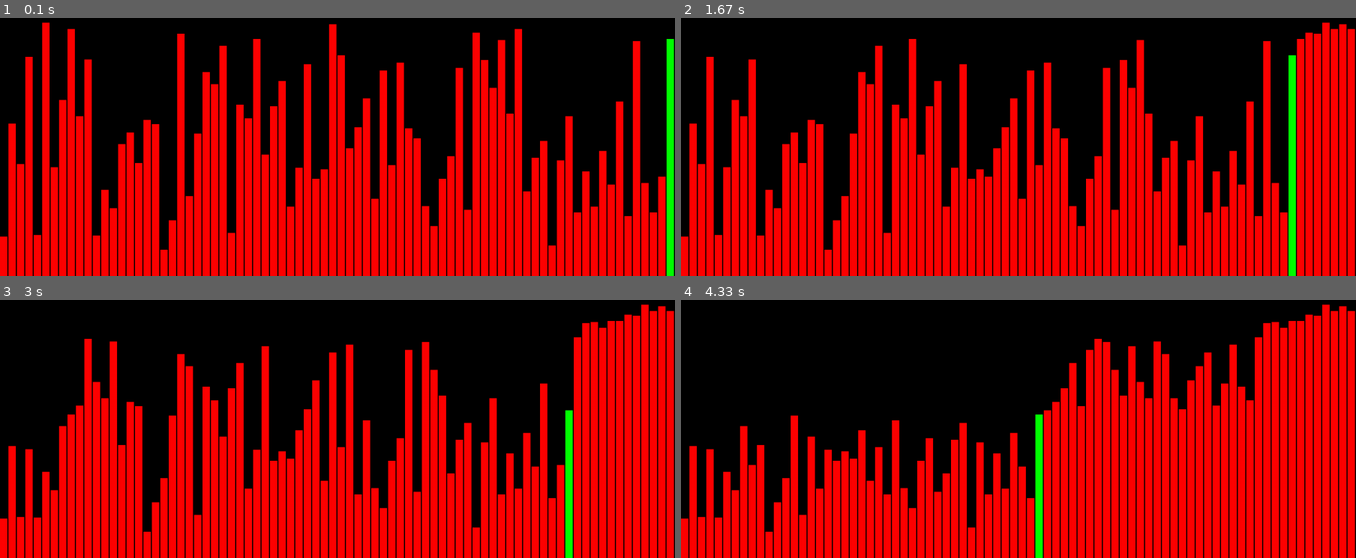
Above: before the commit, frames 1-4 (two rows, left to right).
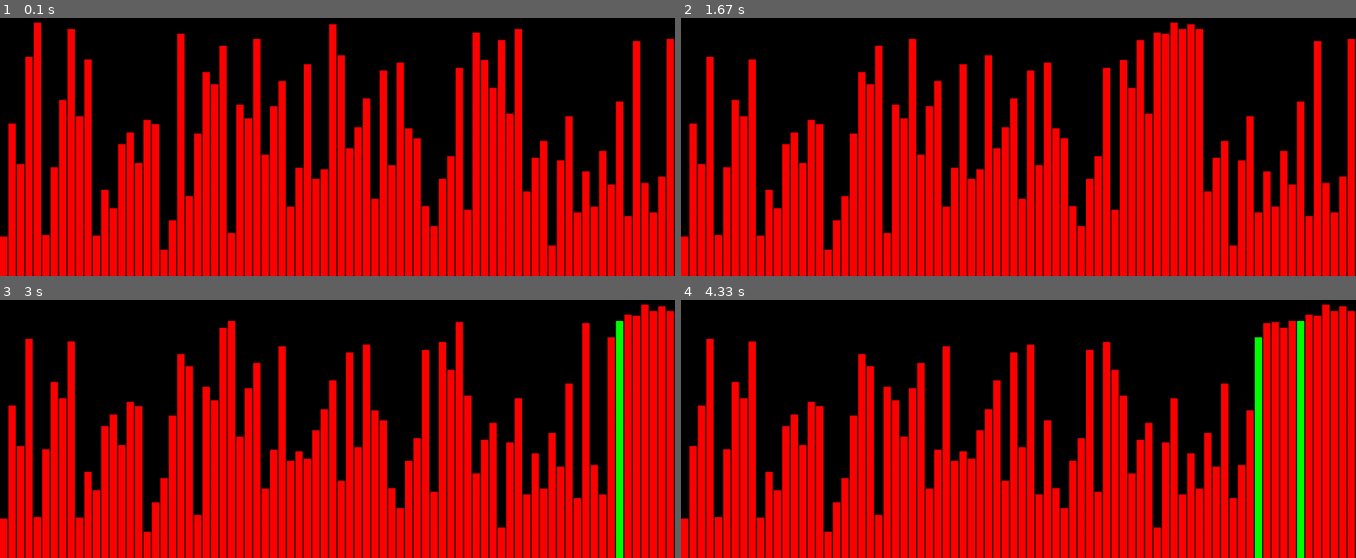
Above: after the commit, the same moments.

Repository: abhivarma174/Algorithm-Visualiser
Game: pygame game, started from QuickSort/visualizer.py
The game is run twice, just before and just after one commit, with the same random seed, the same clock (stepped at 60 frames per second) and the same inputs.
Inputs:
- Up to frame 1 (0.1 s): no input
- Up to frame 2 (1.67 s): no input
- Up to frame 3 (3 s): no input
- Up to frame 4 (4.33 s): no input

The runs differ from the first frame. In frame 1, 3.0% of the frame differs, in the area x 5-100%, y 1-100%; in frame 2, 11%; in frame 3, 20%; in frame 4, 22%, in the area x 2-93%, y 8-100%.

Commit message:
fix: green bars used for pivot once partitioned

Diff:
--- a/QuickSort/visualizer.py
+++ b/QuickSort/visualizer.py
@@ -3,16 +3,16 @@
 WIDTH = 1280
 HEIGHT = 720
 GAP = 2
-
+DELAY = 30
 ARRSIZE = 80
 RECTW = WIDTH / ARRSIZE - GAP
-arr = [random.randrange(50, 500) for i in range(80)]
+arr = [random.randrange(50, 500) for i in range(ARRSIZE)]
+fixedIndices = []
 
 pygame.init()
 window = pygame.display.set_mode((WIDTH, HEIGHT))
 pygame.display.set_caption('Quick Sort')
 
-# ---------------------------
 
 def displayArr(pivot):
 
@@ -24,7 +24,7 @@
 
     for i in range(len(arr)):
 
-        if i == pivot:
+        if i in fixedIndices:
             color = (0, 255, 0) # green
         else:
             color = (255, 0, 0) # red
@@ -33,14 +33,31 @@
         pygame.draw.rect(window, color, (i * (RECTW + GAP), HEIGHT - arr[i], RECTW, arr[i]))
 
     pygame.display.update()
-    pygame.time.wait(20)
+    pygame.time.wait(DELAY)
+
+
+def displayGreen():
+
+    '''
+    The final green wipe on the sorted array
+    '''
+
+    for i in range(len(arr)):
+
+        color = (0, 255, 0) # green
+
+        # (x-cord, y-cord, width, height)
+        pygame.draw.rect(window, color, (i * (RECTW + GAP), HEIGHT - arr[i], RECTW, arr[i]))
+
+        pygame.display.update()
+        pygame.time.wait(10)
+
 
 def logArr():
     for val in arr:
         print(val, end = ' ')
     print()
 
-# --------------------------------
 
 def quickSort(arr, start , stop):
 
@@ -56,12 +73,15 @@
 
     pivotIndex = partitionRand(arr, start, stop)
 
+    fixedIndices.append(pivotIndex)
+
     # The array is partitioned at pivotIndex and
     # pivotIndex element is at it's final index
     # sort the two subarrays
     # before and after the pivot
     quickSort(arr , start , pivotIndex - 1)
     quickSort(arr, pivotIndex + 1, stop)
+
 
 def partitionRand(arr, start, stop):
 
@@ -72,10 +92,13 @@
 
     randPivot = random.randrange(start, stop)
 
+    # displayArr(randPivot)
+
     # swap arr[stop] and arr[randPivot]
     arr[stop], arr[randPivot] = arr[randPivot], arr[stop]
 
     return partition(arr, start, stop)
+
 
 def partition(arr, start, stop):
 
@@ -96,17 +119,18 @@
 
     #swap arr[i] and arr[pivot]
     arr[pivot] , arr[i + 1] = arr[i + 1] , arr[pivot]
+    displayArr(pivot)
 
     pivot = i + 1
     return pivot
 
-# --------------------------------
-
 
 # Driver Code
 if __name__ == "__main__":
+
     running = True
     firstTime = True
+
     while running:
 
         window.fill((0, 0, 0))
@@ -118,4 +142,8 @@
         if firstTime:
             quickSort(arr, 0, ARRSIZE - 1)
 
+            # some bars are left untouched cause they come to their place by magically
+            # to make everything look uniform green wash them all
+            displayGreen()
+
         firstTime = False
